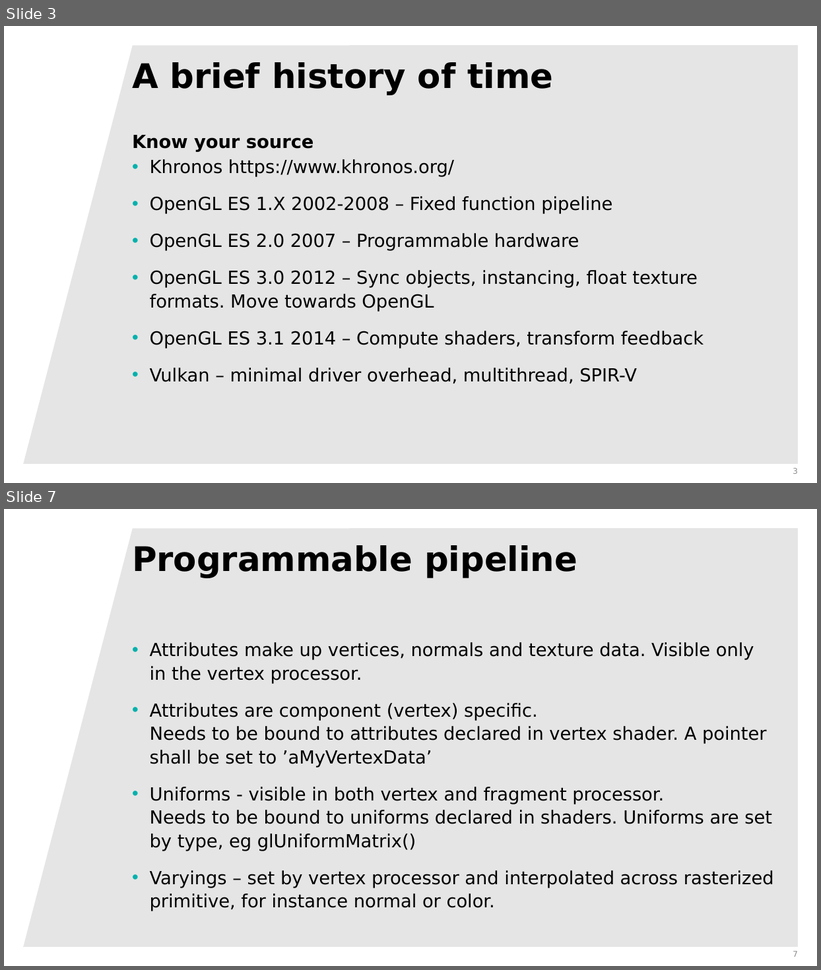
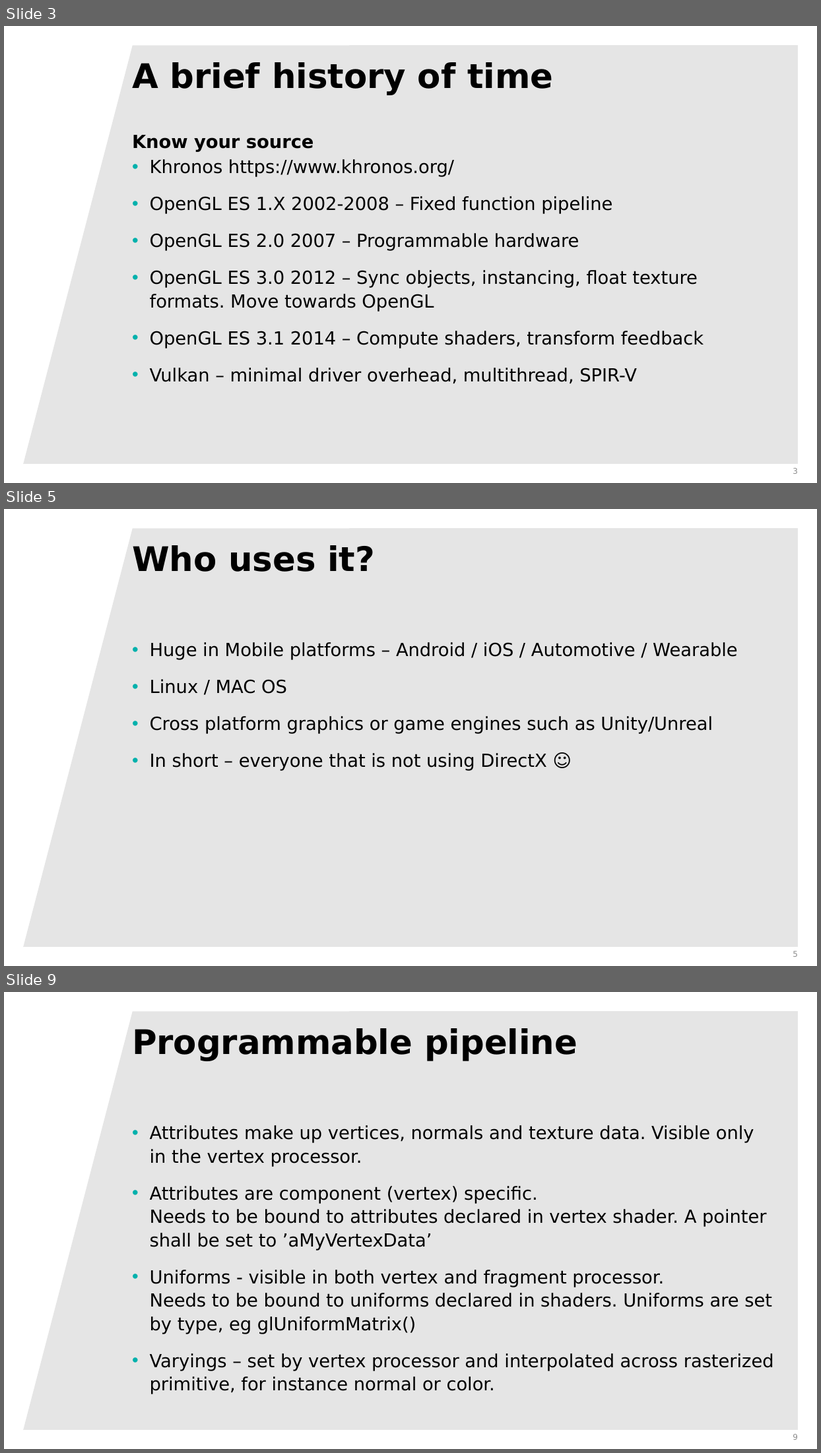
Before and after one commit to rsahlin/computer-graphics-presentations, a slide deck: deconstructingGLES.pptx. Shown one above the other, each under a label of ours: slides 3 and 7 before the commit, slides 3, 5 and 9 after it; the slides between them are not shown. The pictures are 821x970 and 821x1453 pixels, drawn with LibreOffice and Linux fonts; fonts in the diff are those of the drawing; background and template pictures are left out. Boxes give left, top, right and bottom in pixels: in the first picture for what was removed or moved away, otherwise in the second. Text is boxed around its words. In the diff, an @@ line names an element or a change of style, - is before the commit and + after.

```diff
--- a/deconstructingGLES.pptx
+++ b/deconstructingGLES.pptx
@@ slide 5 added at (4, 509, 817, 966), background #FFFFFF; not listed: 1 template element that a slide beside it also shows @@
@@ title added at (132, 545, 375, 572), 30 pt, text #000000, bold @@
+Who uses it?
@@ text added at (150, 642, 738, 771), 16 pt, text #000000 @@
+• Huge in Mobile platforms – Android / iOS / Automotive / Wearable
+• Linux / MAC OS
+• Cross platform graphics or game engines such as Unity/Unreal
+• In short – everyone that is not using DirectX ☺
@@ page number added at (793, 951, 798, 957), 7 pt, text #8C8C8C @@
+5
@@ what was slide 7 is now slide 9 @@
@@ page number at (793, 1434, 798, 1440): text changed @@
-7
+9
```
Also in this commit, not shown: 7 slides changed, 1 other slide added.
